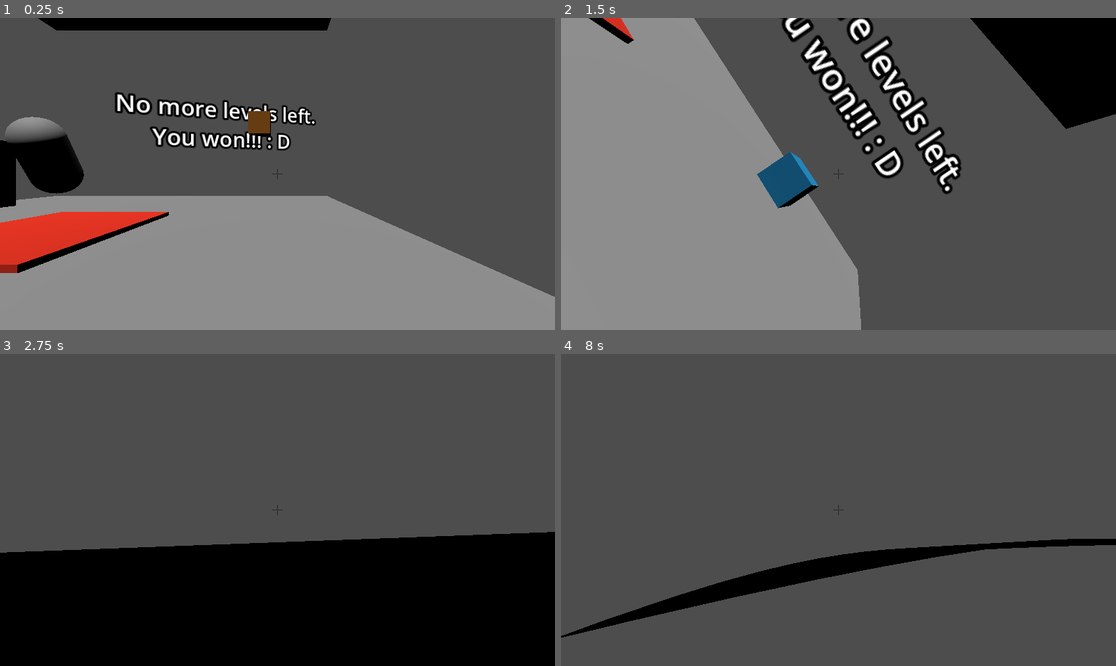
Above: before the commit, frames 1-4 (two rows, left to right).
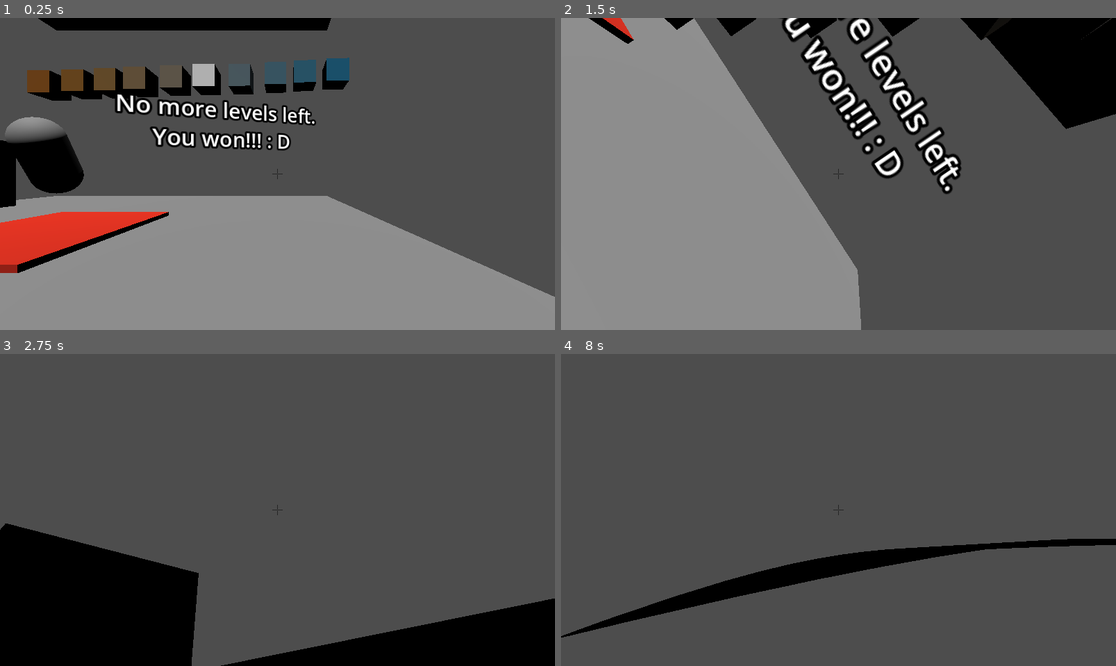
Above: after the commit, the same moments.

Repository: Noob-97/badideasjam
Game: Godot game, scene res://first_level.tscn
The game is run twice, just before and just after one commit, with the same random seed, the same clock (stepped at 60 frames per second) and the same inputs. This scene is started directly instead of the project's main scene.
Inputs (mouse positions are in pixels of both pictures, inside the frame that each line leads up to):
- Up to frame 1 (0.25 s): no input
- Up to frame 2 (1.5 s): move the mouse to (866, 174) at 0.52 s; hold W (forward) from 0.53 s (still down); tap E (grab) at 0.6 s; tap Space (jump) at 0.77 s; move the mouse to (810, 174) at 1.27 s; right-click (810, 174) at 1.35 s
- Up to frame 3 (2.75 s): keep holding W (forward); tap Space (jump) at 1.52 s; tap E (grab) at 1.55, 2.1 s; move the mouse to (288, 503) at 2.02 s
- Up to frame 4 (8 s): move the mouse to (832, 516) at 2.77 s; tap Shift (retain_gravity) at 2.85 s; tap Space (jump) at 3.02, 3.77, 4.52, 5, 6.02, 6.5, 6.77, 7.52 s; tap E (grab) at 3.05, 3.8, 4.35, 5.3, 5.85, 6.8, 7.55 s; move the mouse to (877, 513) at 3.52 s; hold L (unlock_mouse) 3.53-4.28 s; tap Enter at 4.25, 5.75, 7.25 s; move the mouse to (672, 463) at 4.27 s; release W (forward) at 4.28 s; hold A (left) 4.28-5.03 s; move the mouse to (866, 510) at 5.02 s; hold S (backward) 5.03-5.78 s; right-click (866, 510) at 5.1 s; click (866, 510) at 5.17 s; move the mouse to (755, 432) at 5.77 s; hold D (right) 5.78-6.53 s; move the mouse to (960, 494) at 6.52 s; hold W (forward) 6.53-7.28 s; hold Shift (retain_gravity) 6.53-7.28 s; move the mouse to (727, 525) at 7.27 s; hold D (right) from 7.28 s (still down); tap L (unlock_mouse) at 7.35 s; click (727, 525) at 7.42 s

The runs differ from the first frame. In frame 1, 3.9% of the frame differs, in the area x 4-63%, y 12-39%; in frame 2, 2.0%; in frame 3, 22%, in the area x 0-100%, y 54-100%; in frame 4, less than 0.1%.

Commit message:
Fixed RBBoxes returning to full gravity when released from grabbing

Diff:
--- a/Scripts/Components/Player.gd
+++ b/Scripts/Components/Player.gd
@@ -130,9 +130,9 @@
 			if GrabRay.get_collider() is RBBox:
 				# Set local gravity after grabbing
 				if char_component.gravity_mode:
-					GrabRay.get_collider().gravity_scale = -1
+					GrabRay.get_collider().gravity_scale = - abs(GrabRay.get_collider().gravity_scale)
 				else:
-					GrabRay.get_collider().gravity_scale = 1
+					GrabRay.get_collider().gravity_scale = abs(GrabRay.get_collider().gravity_scale)
 				GrabRay.get_collider().UPDATE_COLORS()
 
 				GrabRay.get_collider().maintain_local_pos = true
--- a/first_level.tscn
+++ b/first_level.tscn
@@ -15,14 +15,6 @@
 [sub_resource type="CapsuleMesh" id="CapsuleMesh_5puvx"]
 
 [sub_resource type="CapsuleShape3D" id="CapsuleShape3D_fnyhn"]
-
-[sub_resource type="StandardMaterial3D" id="StandardMaterial3D_j4ciw"]
-resource_local_to_scene = true
-albedo_color = Color(0.85490197, 0.4862745, 0, 1)
-
-[sub_resource type="StandardMaterial3D" id="StandardMaterial3D_5jff8"]
-resource_local_to_scene = true
-albedo_color = Color(6.160736e-06, 0.63036543, 0.918874, 1)
 
 [node name="Node3D" type="Node3D" unique_id=1201078613]
 
@@ -60,11 +52,6 @@
 [node name="CollisionShape3D" type="CollisionShape3D" parent="NEGATIVE/StaticBody3D" unique_id=501129273]
 shape = SubResource("BoxShape3D_5puvx")
 
-[node name="RBBox" parent="." unique_id=1971502724 instance=ExtResource("3_j4ciw")]
-transform = Transform3D(1, 0, 0, 0, 1, 0, 0, 0, 1, 5.0453916, 4.138065, -4.482267)
-orange = SubResource("StandardMaterial3D_j4ciw")
-blue = SubResource("StandardMaterial3D_5jff8")
-
 [node name="ConditionDoor" parent="." unique_id=884938672 node_paths=PackedStringArray("Triggers") instance=ExtResource("5_ehg42")]
 transform = Transform3D(1, 0, 0, 0, 1, 0, 0, 0, 1, 0.8388424, 0.037714005, -2.0971546)
 Triggers = [NodePath("../ActivationButton")]
@@ -78,3 +65,56 @@
 transform = Transform3D(5.7850237, 0, 1.4745839, 0, 5.97, 0, -1.474584, 0, 5.785023, 3.5068545, 3.8103824, -4.288)
 text = "No more levels left.
 You won!!! : D"
+
+[node name="RBBox" parent="." unique_id=1971502724 instance=ExtResource("3_j4ciw")]
+transform = Transform3D(1, 0, 0, 0, 1, 0, 0, 0, 1, -4.950828, 5.9683175, -4.482267)
+Throwable = true
+
+[node name="RBBox2" parent="." unique_id=611877962 instance=ExtResource("3_j4ciw")]
+transform = Transform3D(1, 0, 0, 0, 1, 0, 0, 0, 1, -3.4273543, 5.9683175, -4.482267)
+Throwable = true
+Weight = 0.8
+
+[node name="RBBox3" parent="." unique_id=536094781 instance=ExtResource("3_j4ciw")]
+transform = Transform3D(1, 0, 0, 0, 1, 0, 0, 0, 1, -1.9595234, 5.9683175, -4.482267)
+Throwable = true
+Weight = 0.6
+
+[node name="RBBox4" parent="." unique_id=1222622576 instance=ExtResource("3_j4ciw")]
+transform = Transform3D(1, 0, 0, 0, 1, 0, 0, 0, 1, -0.6151681, 5.9683175, -4.482267)
+Throwable = true
+Weight = 0.4
+
+[node name="RBBox5" parent="." unique_id=9455485 instance=ExtResource("3_j4ciw")]
+transform = Transform3D(1, 0, 0, 0, 1, 0, 0, 0, 1, 1.0304823, 5.9683175, -4.482267)
+Throwable = true
+Weight = 0.2
+
+[node name="RBBox6" parent="." unique_id=1323554007 instance=ExtResource("3_j4ciw")]
+transform = Transform3D(1, 0, 0, 0, 1, 0, 0, 0, 1, 2.523149, 5.9683175, -4.482267)
+Throwable = true
+Weight = 0.0
+
+[node name="RBBox7" parent="." unique_id=7141752 instance=ExtResource("3_j4ciw")]
+transform = Transform3D(-0.9993097, 0, 0.03714961, 0, 1, 0, -0.03714961, 0, -0.9993097, 8.597961, 5.9683175, -4.401115)
+InverseGravity = true
+Throwable = true
+Weight = 0.8
+
+[node name="RBBox8" parent="." unique_id=493577072 instance=ExtResource("3_j4ciw")]
+transform = Transform3D(-0.9993097, 0, 0.03714961, 0, 1, 0, -0.03714961, 0, -0.9993097, 7.131144, 5.9683175, -4.455644)
+InverseGravity = true
+Throwable = true
+Weight = 0.6
+
+[node name="RBBox9" parent="." unique_id=1423309831 instance=ExtResource("3_j4ciw")]
+transform = Transform3D(-0.9993097, 0, 0.03714961, 0, 1, 0, -0.03714961, 0, -0.9993097, 5.787717, 5.9683175, -4.5055866)
+InverseGravity = true
+Throwable = true
+Weight = 0.4
+
+[node name="RBBox10" parent="." unique_id=821168389 instance=ExtResource("3_j4ciw")]
+transform = Transform3D(-0.9993097, 0, 0.03714961, 0, 1, 0, -0.03714961, 0, -0.9993097, 4.1432023, 5.9683175, -4.566722)
+InverseGravity = true
+Throwable = true
+Weight = 0.2
